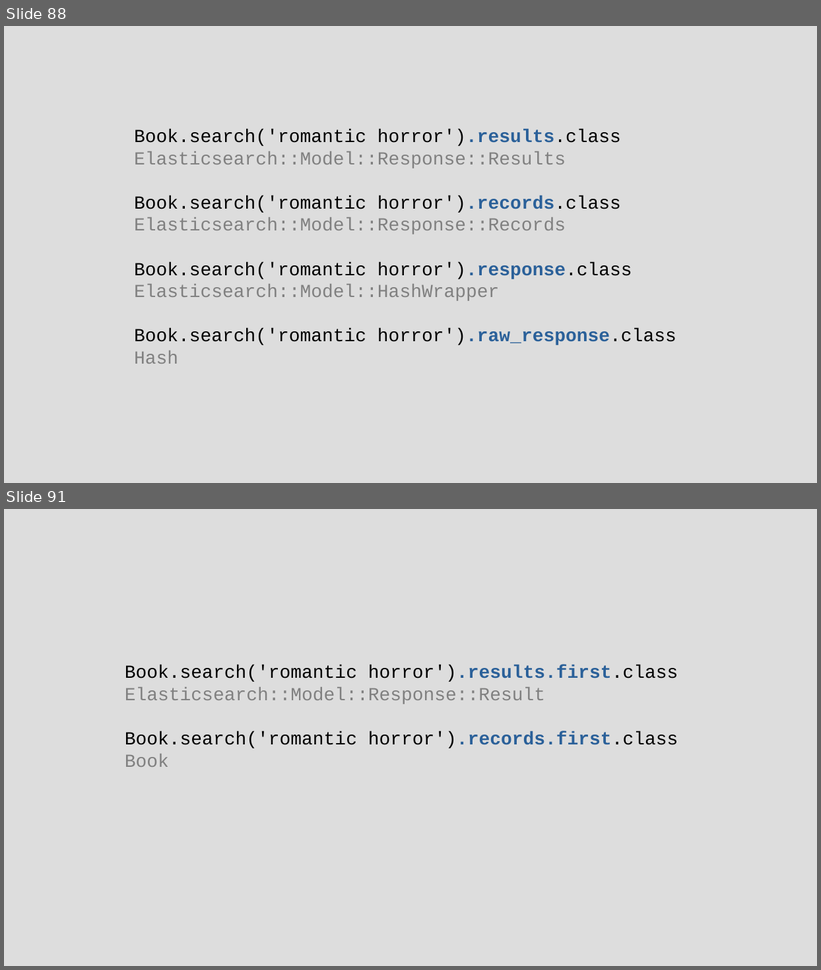
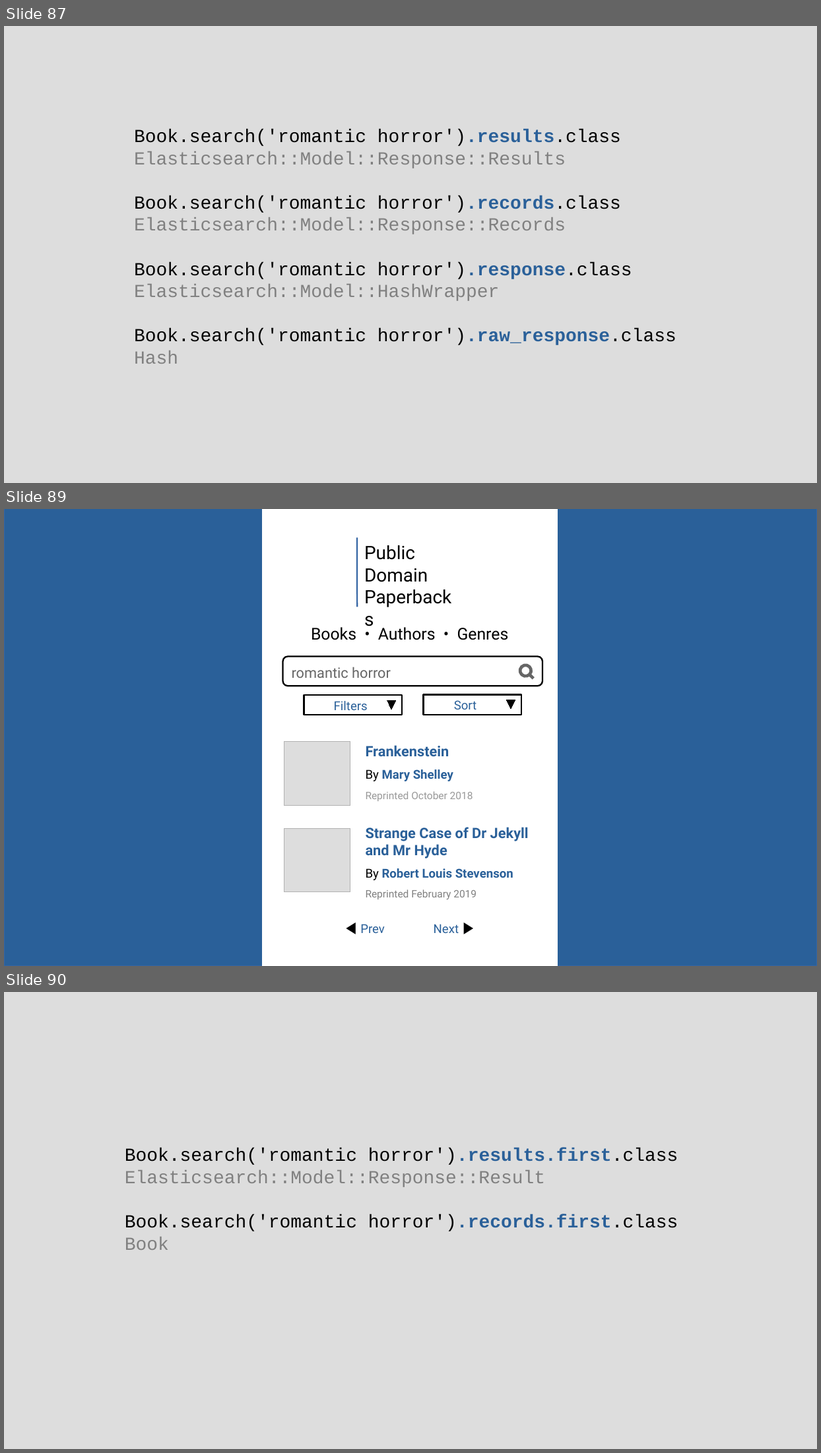
Before and after one commit to chriscressman/architecting-a-search-feature, a slide deck: presentation.odp. Shown one above the other, each under a label of ours: slides 88 and 91 before the commit, slides 87, 89 and 90 after it; the slides between them are not shown. The pictures are 821x970 and 821x1453 pixels, drawn with LibreOffice and Linux fonts; fonts in the diff are those of the drawing. Boxes give left, top, right and bottom in pixels: in the first picture for what was removed or moved away, otherwise in the second. Text is boxed around its words. In the diff, an @@ line names an element or a change of style, - is before the commit and + after.

Commit message:
update presentation slides

```diff
--- a/presentation.odp
+++ b/presentation.odp
@@ slide 89 added at [4,509,817,966], background #DDDDDD @@
@@ rectangle added at [4,509,817,966], fill #2A6099, outline #3465A4 0 pt @@
@@ rectangle added at [262,509,557,966], fill #FFFFFF, outline #FFFFFF 0 pt @@
@@ line added from (358, 538) to (358, 607), #3465A4 1.45 pt @@
@@ text added at [364,545,428,582], 18 pt, text #000000 @@
+Public
+Domain
+Paperbacks
@@ text added at [311,627,509,640], 16 pt, text #000000 @@
+Books • Authors • Genres
@@ rounded rectangle added at [283,657,543,686], fill #FFFFFF, outline #000000 1.5 pt @@
@@ text added at [292,667,391,678], 14 pt, text #666666 @@
+romantic horror
@@ ellipse added at [518,663,534,679], fill #FFFFFF, outline #666666 3 pt @@
@@ line added from (529, 675) to (534, 679), #666666 3 pt @@
@@ rectangle added at [304,695,403,715], fill #FFFFFF, outline #000000 1.45 pt @@
@@ text added at [334,701,368,710], 12 pt, text #2A6099 @@
+Filters
@@ triangle added at [387,701,396,710], fill #000000, outline #000000 0 pt @@
@@ rectangle added at [423,695,521,715], fill #FFFFFF, outline #000000 1.45 pt @@
@@ text added at [454,700,477,710], 12 pt, text #2A6099 @@
+Sort
@@ triangle added at [506,700,515,709], fill #000000, outline #000000 0 pt @@
@@ rectangle added at [284,742,350,805], fill #DDDDDD, outline #B2B2B2 0 pt @@
@@ text added at [366,745,473,801], 10 pt, text #2A6099, bold @@
+Frankenstein
+By Mary Shelley
+Reprinted October 2018
@@ rectangle added at [284,829,350,892], fill #DDDDDD, outline #B2B2B2 0 pt @@
@@ text added at [366,827,529,900], 14 pt, text #2A6099, bold @@
+Strange Case of Dr Jekyll and Mr Hyde
+By Robert Louis Stevenson
+Reprinted February 2019
@@ text added at [360,924,459,933], 12 pt, text #2A6099 @@
+◀ Prev Next ▶
@@ what was slide 88 is now slide 87 @@
@@ what was slide 91 is now slide 90 @@
```
Also in this commit, not shown: 1 other slide added, 3 slides removed.
